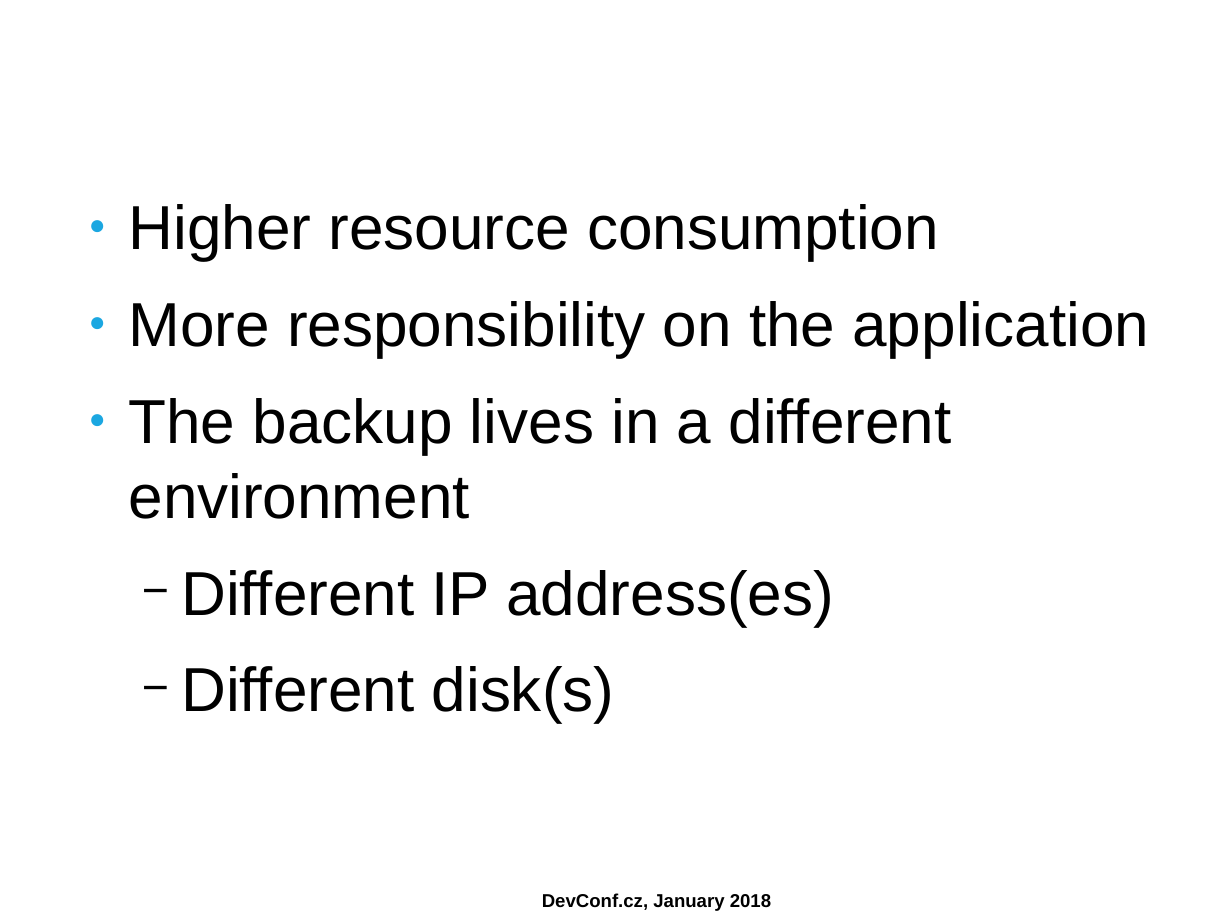
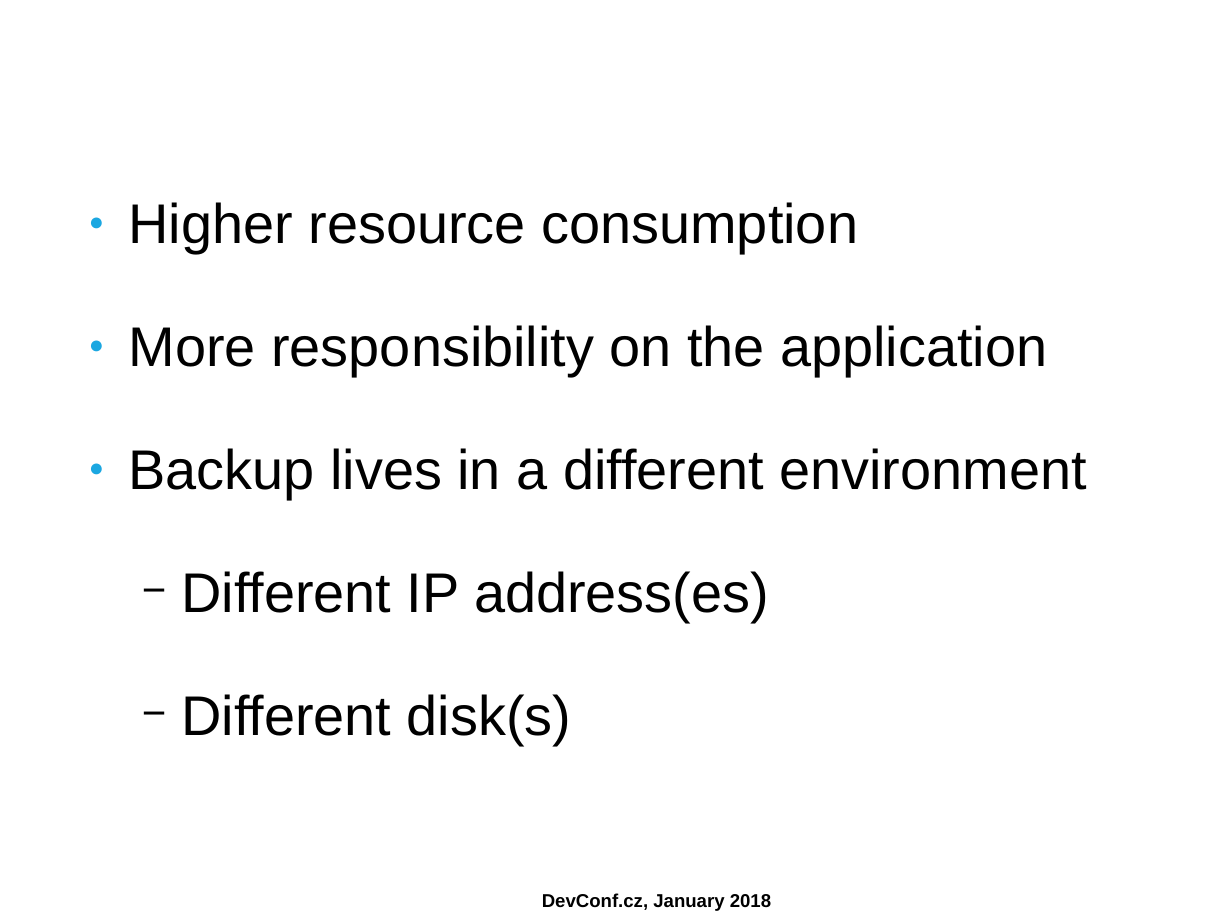
Before and after one commit to ahadas/ahadas.github.io, a slide deck: slide 8 of slides/high_availability_with_no_split_brains.odp. Drawn at 1232x924 pixels with LibreOffice and Linux fonts; fonts in the diff are those of the drawing; background and template pictures are left out. Boxes give left, top, right and bottom in pixels: in the first picture for what was removed or moved away, otherwise in the second. Text is boxed around its words. In the diff, an @@ line names an element or a change of style, - is before the commit and + after.

```diff
--- a/slides/high_availability_with_no_split_brains.odp
+++ b/slides/high_availability_with_no_split_brains.odp
@@ text at (129,202,858,745): size 40 to 36 pt in "Higher resource consumption", "More responsibility on the application", "Different IP address(es)", "Different disk(s)"; more space between paragraphs @@
@@ text at (129,448,1086,499): text changed; size 40 to 36 pt @@
-● The backup lives in a different environment
+● Backup lives in a different environment
```
Also in this commit, not shown: 9 other slides changed.
